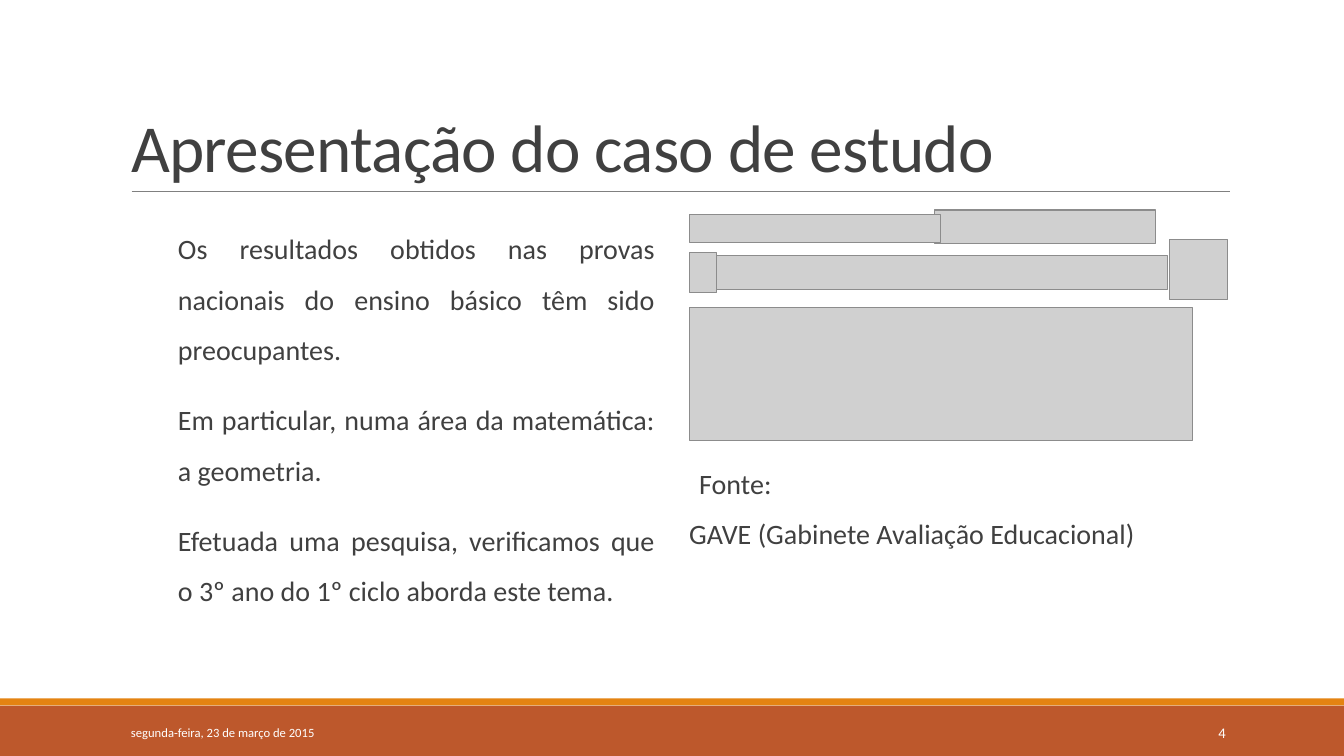
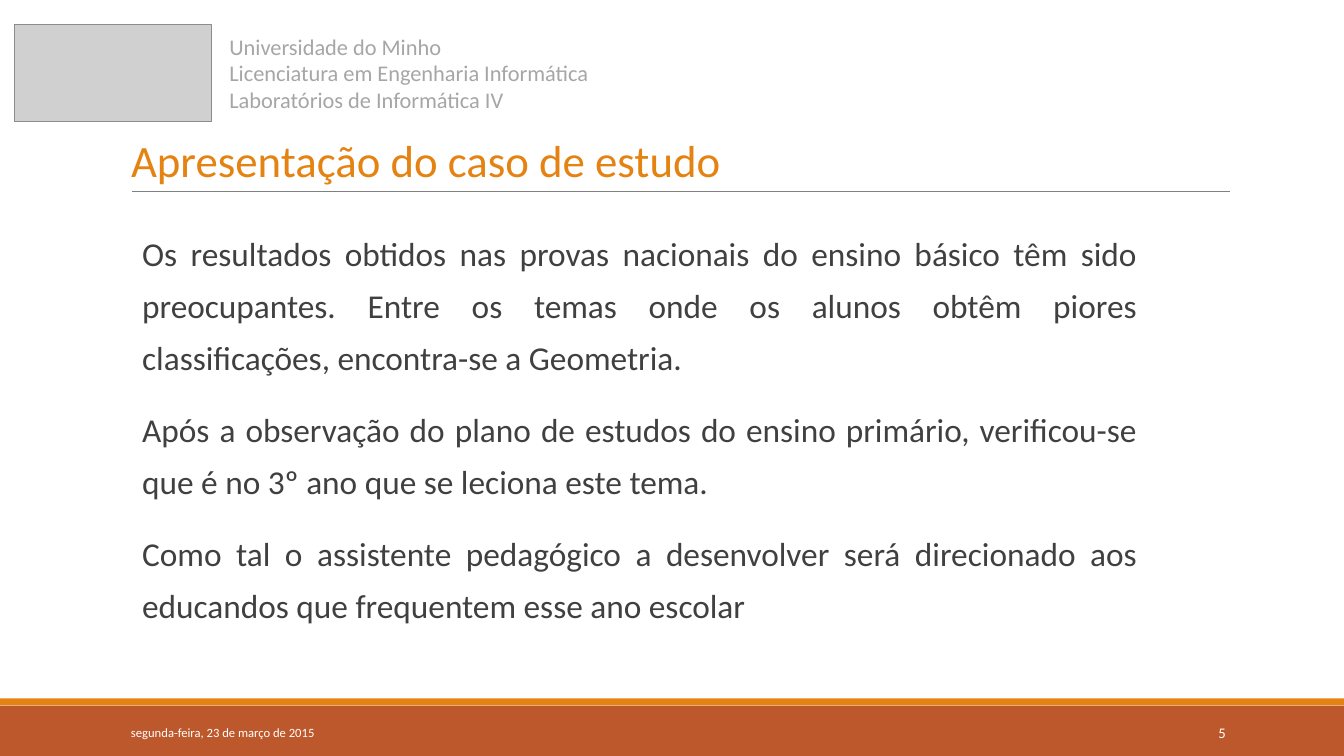
Before and after one commit to 7patricia/Aprende-com-os-Minions, a slide deck: slide 5 of 1ªFase/LI4-Grupo6-Fase1.pptx (slide 4 before the commit). Drawn at 1344x756 pixels with LibreOffice and Linux fonts; fonts in the diff are those of the drawing; grey boxes stand for pictures. Boxes give left, top, right and bottom in pixels: in the first picture for what was removed or moved away, otherwise in the second. Text is boxed around its words. In the diff, an @@ line names an element or a change of style, - is before the commit and + after.

```diff
--- a/1ªFase/LI4-Grupo6-Fase1.pptx
+++ b/1ªFase/LI4-Grupo6-Fase1.pptx
@@ picture added at [14,24,211,122] @@
@@ title "Apresentação do caso de estudo" at [131,146,720,185]: size 48 to 32 pt, text colour #404040 to #E48312, letter spacing -0.5 to 0 pt @@
@@ text added at [229,39,588,108], 16 pt, text #A6A6A6 @@
+Universidade do Minho
+Licenciatura em Engenharia Informática
+Laboratórios de Informática IV
@@ text at [142,243,1137,624]: text changed; size 20 to 23.8 pt @@
-  Os resultados obtidos nas provas nacionais do ensino básico têm sido preocupantes.
-  Em particular, numa área da matemática: a geometria.
-  Efetuada uma pesquisa, verificamos que o 3º ano do 1º ciclo aborda este tema.
+  Os resultados obtidos nas provas nacionais do ensino básico têm sido preocupantes. Entre os temas onde os alunos obtêm piores classificações, encontra-se a Geometria.
+  Após a observação do plano de estudos do ensino primário, verificou-se que é no 3º ano que se leciona este tema.
+  Como tal o assistente pedagógico a desenvolver será direcionado aos educandos que frequentem esse ano escolar
@@ group removed at [689,210,1228,441]: 6 pictures @@
@@ text removed at [689,476,1134,549] @@
-  Fonte:
-GAVE (Gabinete Avaliação Educacional)
@@ page number at [1218,728,1225,738]: text changed @@
-4
+5
```
Also in this commit, not shown: 9 other slides changed, 1 other file.
